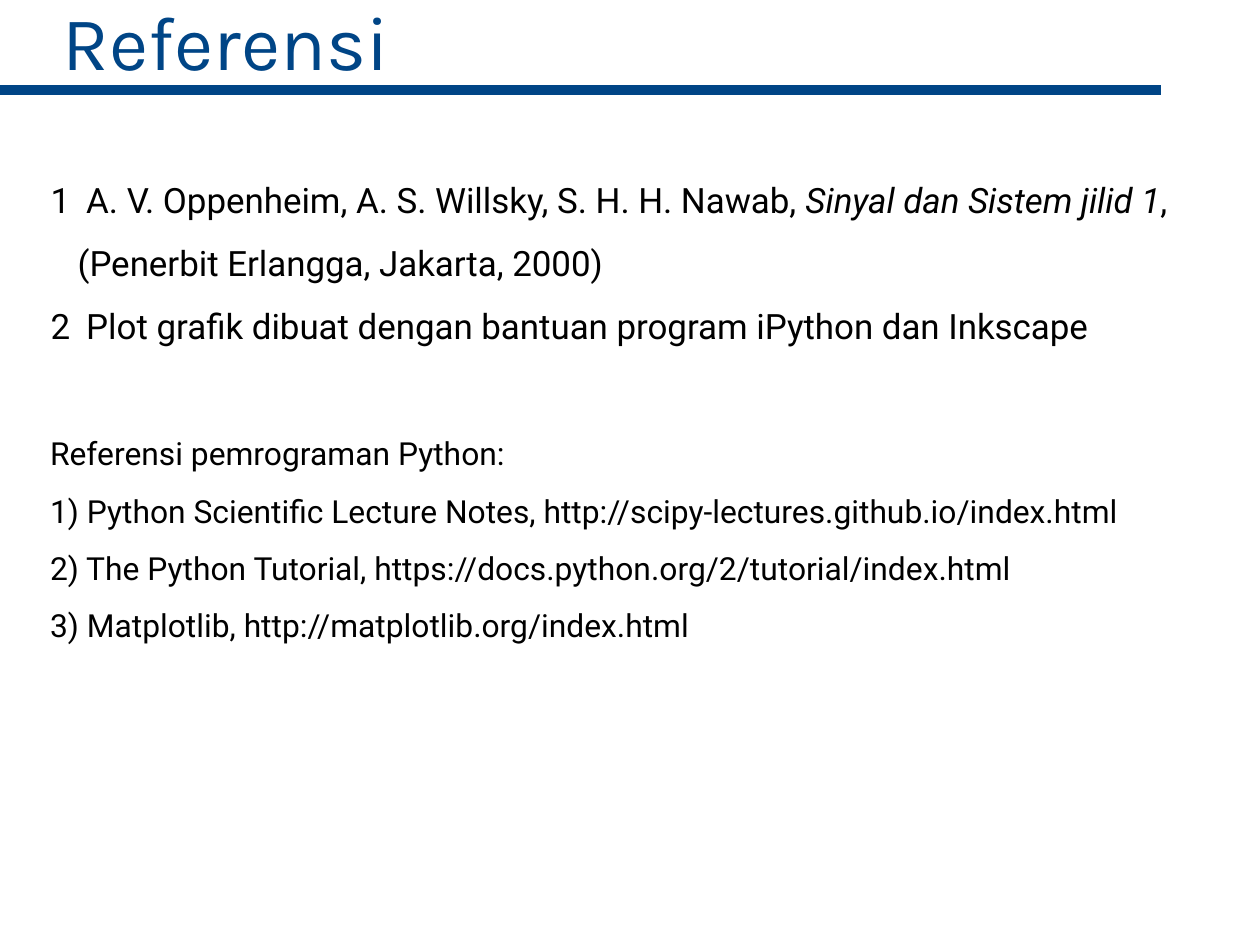
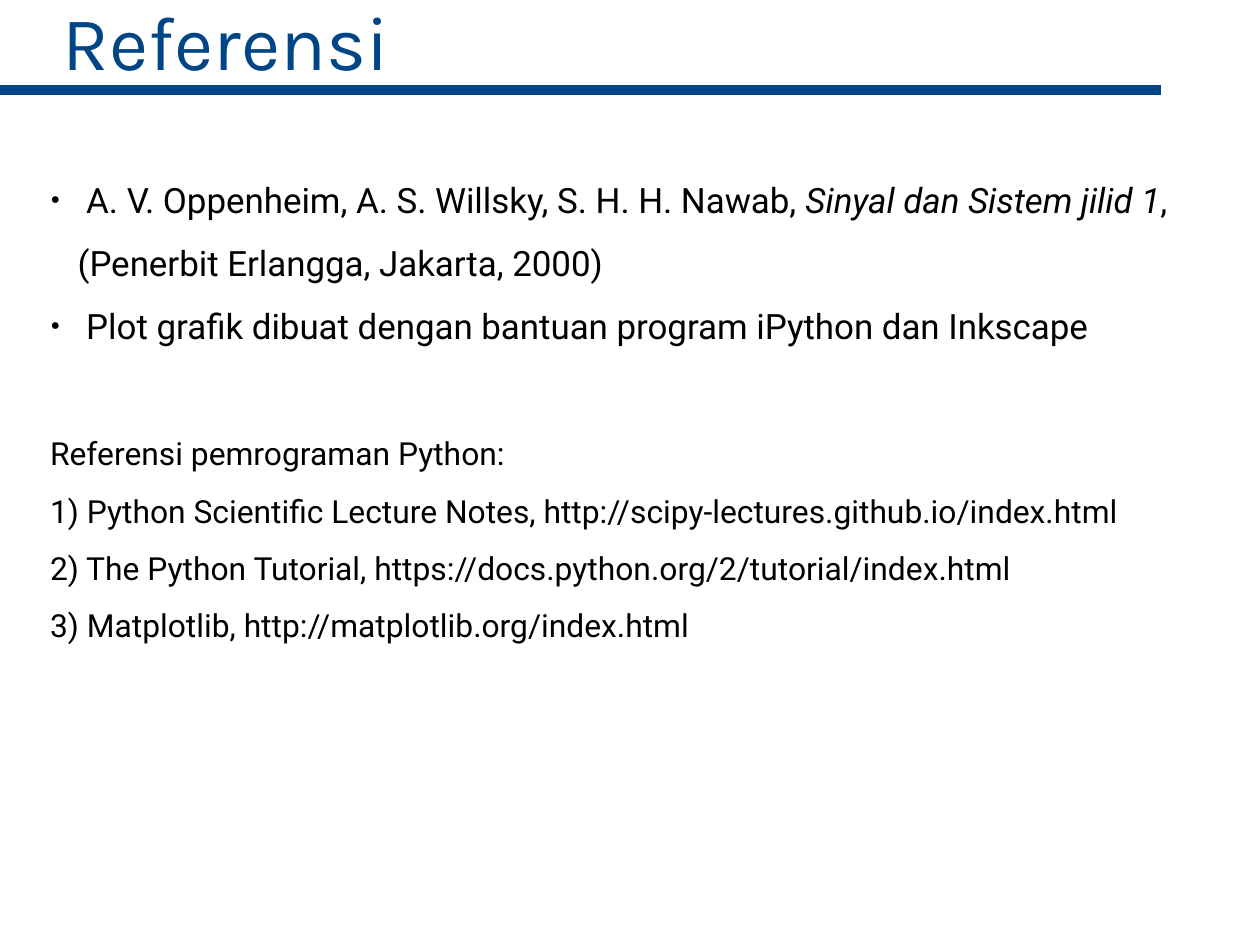
Before and after one commit to bagustris/sinyalsistem, a slide deck: slide 13 of slides/Week2_SinyalSistem.odp (slide 34 before the commit). Drawn at 1260x945 pixels with LibreOffice and Linux fonts; fonts in the diff are those of the drawing. Boxes give left, top, right and bottom in pixels: in the first picture for what was removed or moved away, otherwise in the second. Text is boxed around its words. In the diff, an @@ line names an element or a change of style, - is before the commit and + after.

```diff
--- a/slides/Week2_SinyalSistem.odp
+++ b/slides/Week2_SinyalSistem.odp
@@ text "A. V. Oppenheim, A. S. ..." at (x1=78, y1=186, x2=1167, y2=347): bullet 1 to ● @@
```
Also in this commit, not shown: 7 other slides changed, 21 slides removed, 1 other file.
